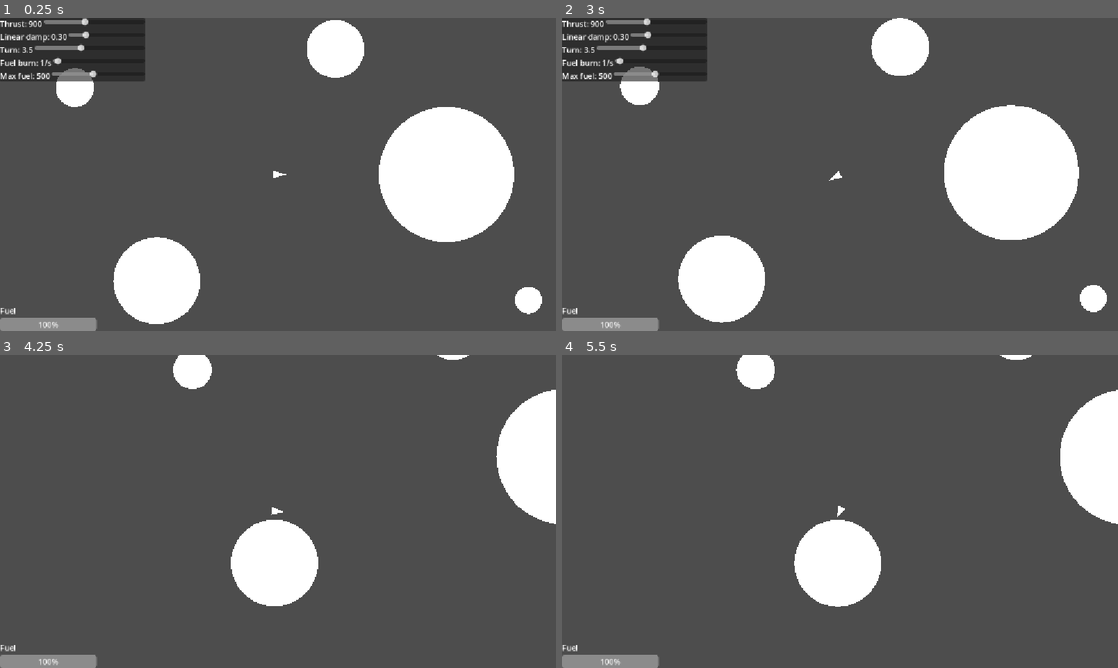
Above: before the commit, frames 1-4 (two rows, left to right).
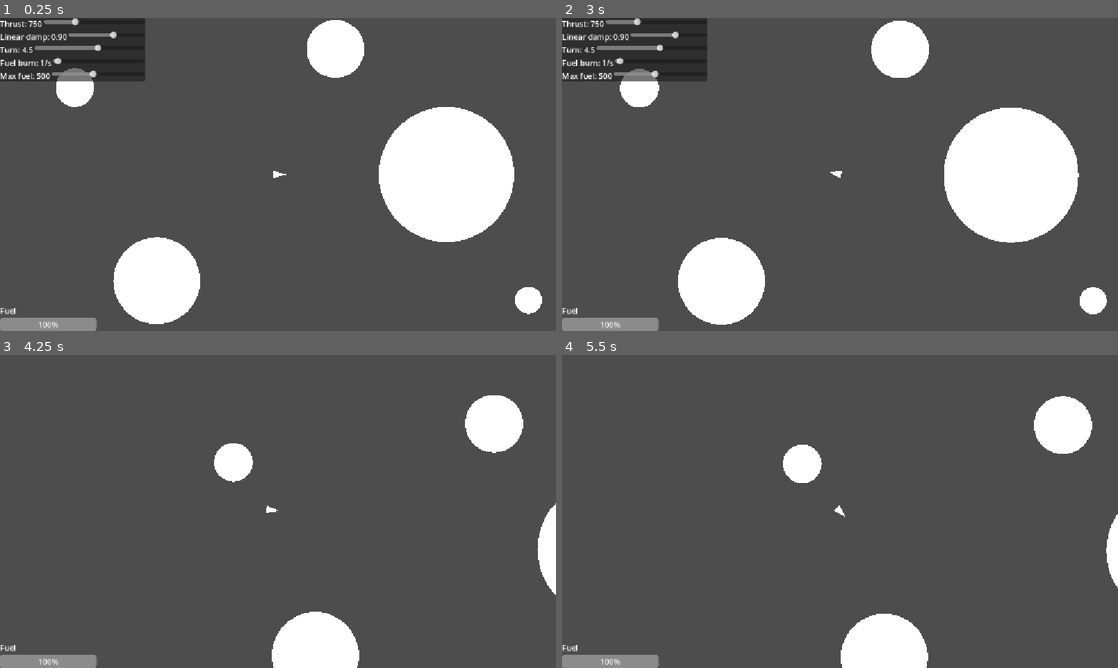
Above: after the commit, the same moments.

Repository: manu-jimenez/Asteroides
Game: Godot game, scene res://scenes/World.tscn
Two runs of this game, one before a commit and one after it. Both use one fixed random seed, a clock stepped at 60 frames per second and the inputs below.
Inputs:
- Up to frame 1 (0.25 s): no input
- Up to frame 2 (3 s): tap Enter at 0.5 s; hold D (turn_right) 0.53-1.28 s; tap T (toggle_tuning) every 0.75 s from 0.6 to 2.85 s; hold A (turn_left) 1.28-2.03 s; tap R (restart) at 2 s; hold D (turn_right) 2.03-2.78 s; hold W (thrust) from 2.78 s (still down)
- Up to frame 3 (4.25 s): release W (thrust) at 3.53 s; hold A (turn_left) from 3.53 s (still down); tap T (toggle_tuning) at 3.6 s; tap Space (pause) at 4.15 s
- Up to frame 4 (5.5 s): keep holding A (turn_left); tap T (toggle_tuning) at 4.35, 5.1 s

The runs differ from the first frame. In frame 1, 0.2% of the frame differs, in the area x 4-21%, y 0-12%; in frame 2, 1.2%; in frame 3, 12%, in the area x 31-100%, y 0-100%; in frame 4, 11%.

Commit message:
doc: Docuemnto markdown para interactuar con la IA, mejores valores parametros

Diff:
--- a/scenes/World.tscn
+++ b/scenes/World.tscn
@@ -40,7 +40,7 @@
 min_value = 300.0
 max_value = 1800.0
 step = 10.0
-value = 900.0
+value = 750.0
 
 [node name="HBoxDamp" type="HBoxContainer" parent="UI/TuningPanel/VBox"]
 layout_mode = 2
@@ -54,7 +54,7 @@
 focus_mode = 0
 max_value = 1.5
 step = 0.05
-value = 0.3
+value = 0.9
 
 [node name="HBoxTurn" type="HBoxContainer" parent="UI/TuningPanel/VBox"]
 layout_mode = 2
@@ -69,7 +69,7 @@
 min_value = 1.0
 max_value = 7.0
 step = 0.1
-value = 3.5
+value = 4.5
 
 [node name="HBoxFuelBurn" type="HBoxContainer" parent="UI/TuningPanel/VBox"]
 layout_mode = 2
--- a/scripts/ship.gd
+++ b/scripts/ship.gd
@@ -2,8 +2,8 @@
 extends RigidBody2D
 class_name Ship
 
-@export var thrust_force: float = 900.0
-@export var turn_speed: float = 3.5   # rad/s
+@export var thrust_force: float = 750.0
+@export var turn_speed: float = 4.5   # rad/s
 @export var max_speed: float = 900.0
 
 @export var max_fuel: float = 500.0
@@ -16,7 +16,7 @@
 	print("Ship freeze=", freeze, " custom_integrator=", custom_integrator)
 
 	# Un poco de amortiguación arcade
-	linear_damp = 0.3
+	linear_damp = 0.9
 	angular_damp = 6.0
 	gravity_scale = 0.0
 
@@ -38,7 +38,7 @@
 
 func _physics_process(delta: float) -> void:
 	_dbg_accum += delta
-	if _dbg_accum >= 0.25:
+	if _dbg_accum >= 0.33:
 		_dbg_accum = 0.0
 		if Input.is_action_pressed("thrust"):
 			print("THRUST pressed | paused=", get_tree().paused,
@@ -49,9 +49,9 @@
 				" pos=", global_position,
 				" lin_vel=", linear_velocity,
 				" paused=", get_tree().paused)
-		var t := _turn_input()
-		if t != 0.0:
-			print("TURN input =", t, " paused=", get_tree().paused)
+		#var t := _turn_input()
+		#if t != 0.0:
+		#	print("TURN input =", t, " paused=", get_tree().paused)
 
 	if get_tree().paused:
 		return
Not shown, added: STATE.md
